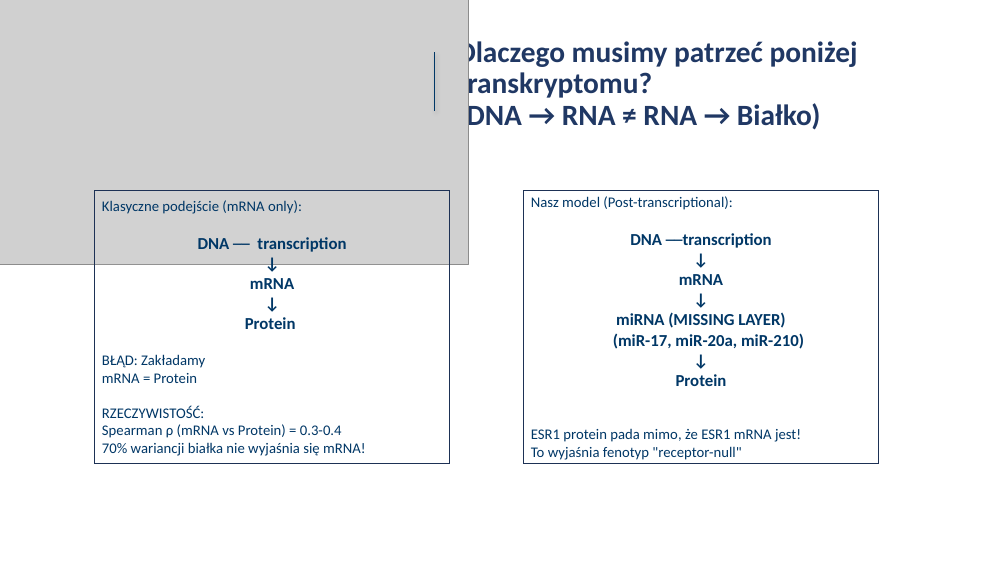
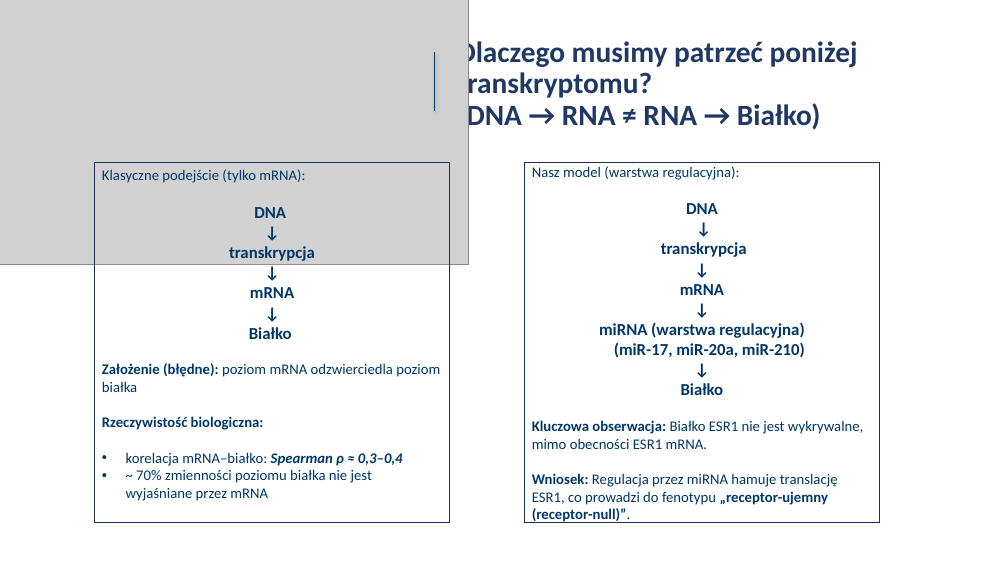
Before and after one commit to iZabela0001/Projekt_badawczy, a slide deck: slide 3 of pisanie_artykulu+prezentacja/Prezentacja.pptx. Drawn at 1008x567 pixels with LibreOffice and Linux fonts; fonts in the diff are those of the drawing; grey boxes stand for pictures. Boxes give left, top, right and bottom in pixels: in the first picture for what was removed or moved away, otherwise in the second. Text is boxed around its words. In the diff, an @@ line names an element or a change of style, - is before the commit and + after.

```diff
--- a/pisanie_artykulu+prezentacja/Prezentacja.pptx
+++ b/pisanie_artykulu+prezentacja/Prezentacja.pptx
@@ rectangle "Klasyczne podejście (tylko mRNA):": place and size @@
-rectangle "Klasyczne podejście (tylko mRNA):" at <box>95,190,450,463</box>
+rectangle "Klasyczne podejście (tylko mRNA):" at <box>95,163,450,523</box>
@@ text in rectangle at <box>102,169,315,261</box>: text changed @@
-Klasyczne podejście (mRNA only):
-DNA ── transcription
+Klasyczne podejście (tylko mRNA):
+DNA
+↓
+transkrypcja
@@ rectangle "Nasz model (warstwa regulacyjna):": place and size @@
-rectangle "Nasz model (warstwa regulacyjna):" at <box>523,190,879,463</box>
+rectangle "Nasz model (warstwa regulacyjna):" at <box>525,163,880,523</box>
@@ text in rectangle at <box>532,166,747,257</box>: text changed @@
-Nasz model (Post-transcriptional):
-DNA ──transcription
+Nasz model (warstwa regulacyjna):
+DNA
+↓
+transkrypcja
@@ text in rectangle at <box>102,327,440,501</box>: text changed @@
-Protein
-BŁĄD: Zakładamy
-mRNA = Protein
-RZECZYWISTOŚĆ:
-Spearman ρ (mRNA vs Protein) = 0.3-0.4
-70% wariancji białka nie wyjaśnia się mRNA!
+Białko
+Założenie (błędne): poziom mRNA odzwierciedla poziom białka
+Rzeczywistość biologiczna:
+• korelacja mRNA–białko: Spearman ρ ≈ 0,3–0,4
+• ~ 70% zmienności poziomu białka nie jest wyjaśniane przez mRNA
@@ text in rectangle at <box>599,322,804,338</box>: text changed @@
-miRNA (MISSING LAYER)
+miRNA (warstwa regulacyjna)
@@ text in rectangle at <box>532,383,863,523</box>: text changed @@
-Protein
-ESR1 protein pada mimo, że ESR1 mRNA jest!
-To wyjaśnia fenotyp "receptor-null"
+Białko
+Kluczowa obserwacja: Białko ESR1 nie jest wykrywalne, mimo obecności ESR1 mRNA.
+Wniosek: Regulacja przez miRNA hamuje translację ESR1, co prowadzi do fenotypu „receptor-ujemny (receptor-null)”.
```
Also in this commit, not shown: 12 other slides changed.
